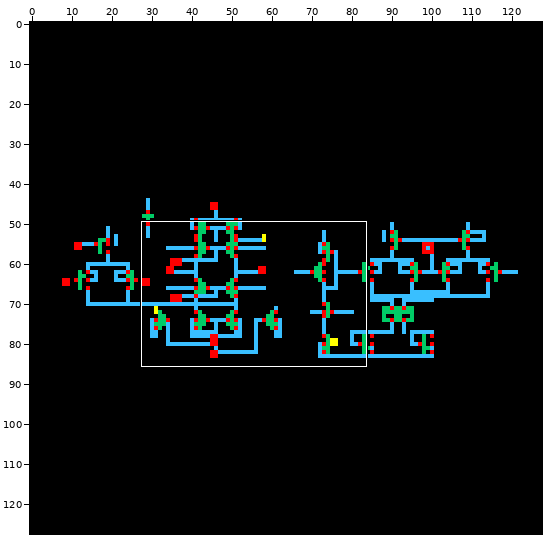
Two versions of one sprite sheet, AAAFOO_OTA/OTA_single_folded/schematic/thumbnail_128x128.png. The picture above shows the old version from afar; the outline marks the close-up.
Close-up. First the earlier version:
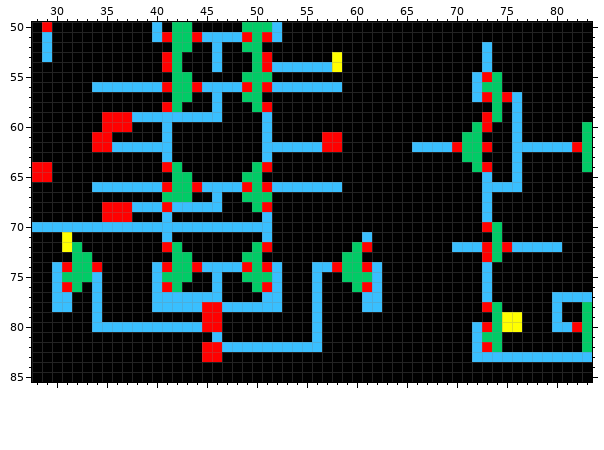
The file is 128x128 pixels. Shown: x 28..83, y 50..85. The commit also changed other parts of the picture, which this record leaves out.
After the commit:
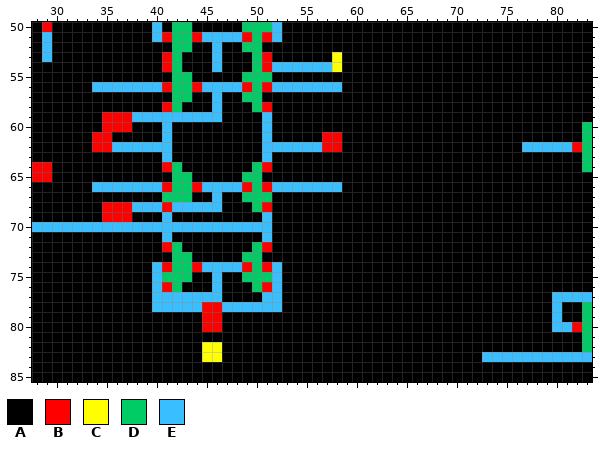
Palette (. is transparent): A #000000  B #ff0000  C #ffff00  D #00cc66  E #39bfff
Changes in this commit:
y 52..54: x 73 E -> A
y 55: x 72..74 EBD -> AAA
y 56: x 72..74 EDD -> AAA
y 57: x 72..76 EBDBE -> AAAAA
y 58: x 74 D -> A; x 76 E -> A
y 59: x 73..74 BD -> AA; x 76 E -> A
y 60: x 72..73 DB -> AA; x 76 E -> A
y 61: x 71..72 DD -> AA; x 76 E -> A
y 62: x 66..73 EEEEBDDB -> AAAAAAAA; x 76 E -> A
y 63: x 71..72 DD -> AA; x 76 E -> A
y 64: x 72..73 DB -> AA; x 76 E -> A
y 65: x 73 E -> A; x 76 E -> A
y 66: x 73..76 EEEE -> AAAA
y 67..69: x 73 E -> A
y 70: x 73..74 BD -> AA
y 71: x 31 C -> A; x 61 E -> A; x 74 D -> A
y 72: x 31..32 CD -> AA; x 60..61 DB -> AA; x 70..80 EEEBDBEEEEE -> AAAAAAAAAAA
y 73: x 32..33 DD -> AA; x 59..60 DD -> AA; x 73..74 BD -> AA
y 74: x 30..34 EBDDB -> AAAAA; x 56..62 EEBDDBE -> AAAAAAA; x 73 E -> A
y 75: x 30..34 EDDDE -> AAAAA; x 56 E -> A; x 59..62 DDDE -> AAAA; x 73 E -> A
y 76: x 30..32 EBD -> AAA; x 34 E -> A; x 56 E -> A; x 60..62 DBE -> AAA; x 73 E -> A
y 77: x 30..31 EE -> AA; x 34 E -> A; x 56 E -> A; x 61..62 EE -> AA; x 73 E -> A
y 78: x 30..31 EE -> AA; x 34 E -> A; x 56 E -> A; x 61..62 EE -> AA; x 73..74 BD -> AA
y 79: x 34 E -> A; x 56 E -> A; x 74..76 DCC -> AAA
y 80: x 34..44 EEEEEEEEEEE -> AAAAAAAAAAA; x 56 E -> A; x 72..76 EBDCC -> AAAAA
y 81: x 46 E -> A; x 56 E -> A; x 72..74 EDD -> AAA
y 82: x 45..56 BBEEEEEEEEEE -> CCAAAAAAAAAA; x 72..74 EBD -> AAA
y 83: x 45..46 BB -> CC; x 72 E -> A
